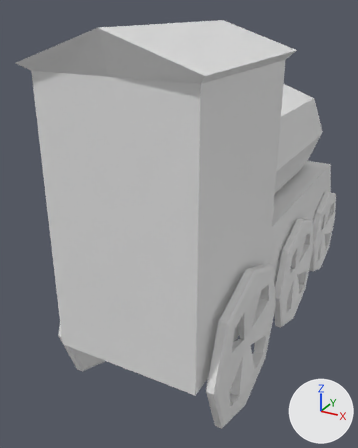
Renders of the FBX model Assets/Resources/Art and models/3D models/Train.fbx from each side of a commit.
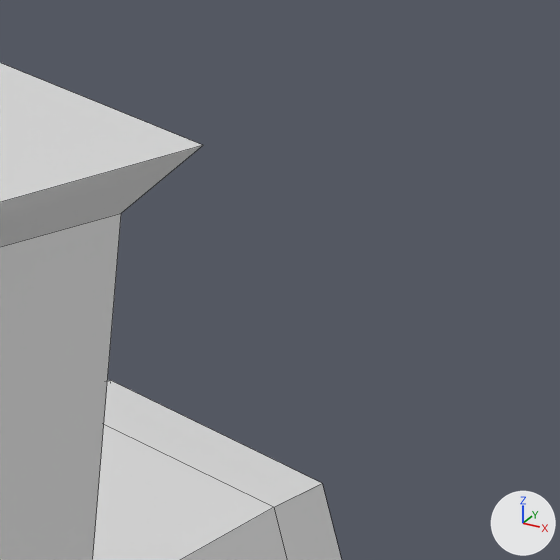
Each version is shown whole from a 50 mm lens placed at (0.1582, -0.405, 0.2598), pointed at (-0.0401, -0.0445, 0.0795), then close up on the part from 75% to 97% of the width and 7% to 24% of the height. Every picture has the same lights, and +X, +Y and +Z are marked at lower right. The close-ups show mesh edges as thin lines. Where no turn or scale is listed for an object, it has been applied to the vertices.

In view in the first close-up: 'Body', 'Boiler'.
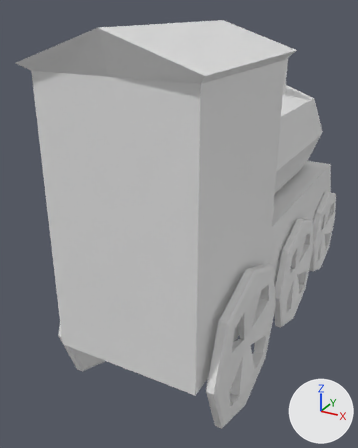
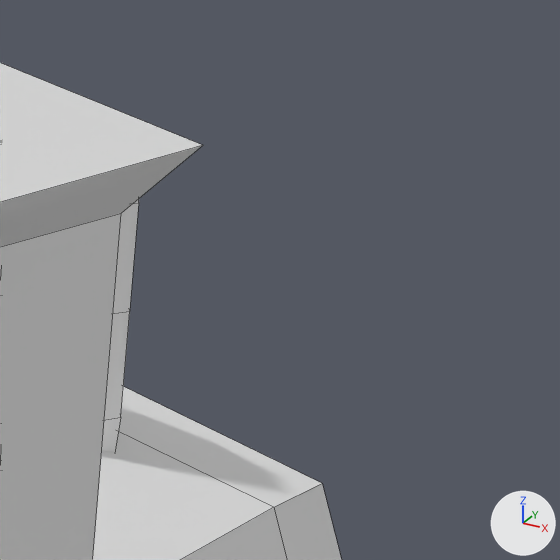
Pixel boxes (x1, y1, x2, y2) of what changed, in the close-ups (560 x 560 px):
```json
{"object": "Chimney", "change": "added", "after": [102, 199, 139, 451]}
```

The change, as JSON lines over the scene's bpy script:
```json
{"op": "add", "block": "me_cube_002", "code": ["me_cube_002 = bpy.data.meshes.new('Cube.002')", "me_cube_002.from_pydata(...)  # 58 vertices, 56 faces; spans x -0.92..0.92, y -0.92..0.92, z -1.0..1.0"]}
{"op": "add", "block": "ob_chimney", "code": ["ob_chimney = bpy.data.objects.new('Chimney', me_cube_002)", "ob_chimney.location = (0.0, 0.0711, 0.201)", "ob_chimney.scale = (-0.0137, -0.0137, -0.0209)"]}
```
